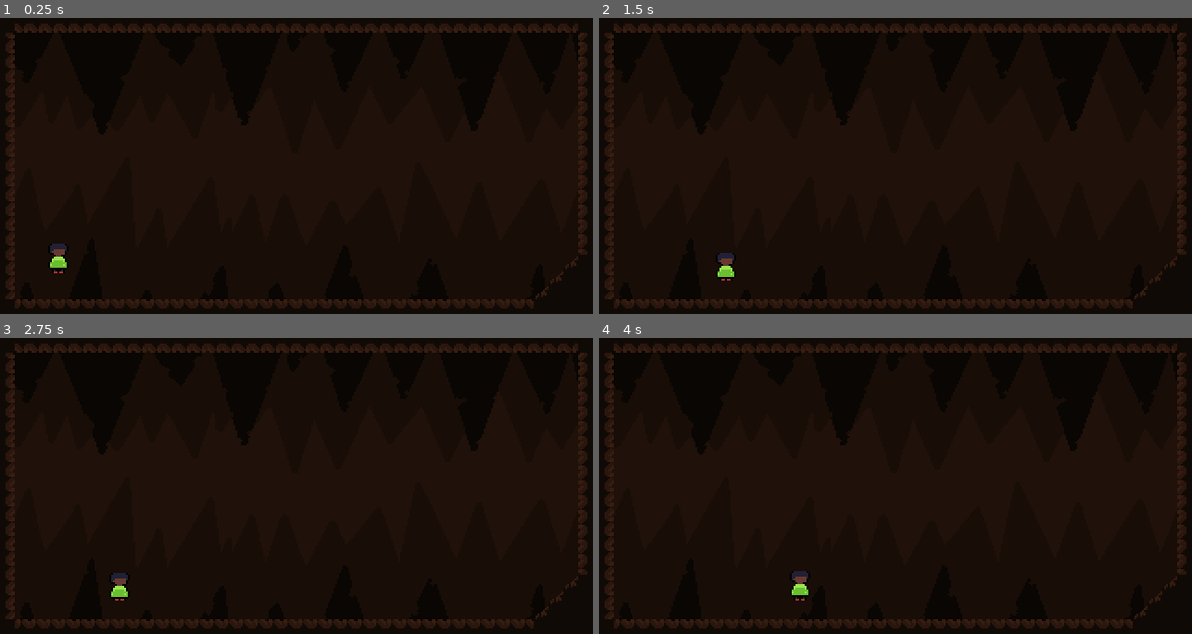
Above: before the commit, frames 1-4 (two rows, left to right).
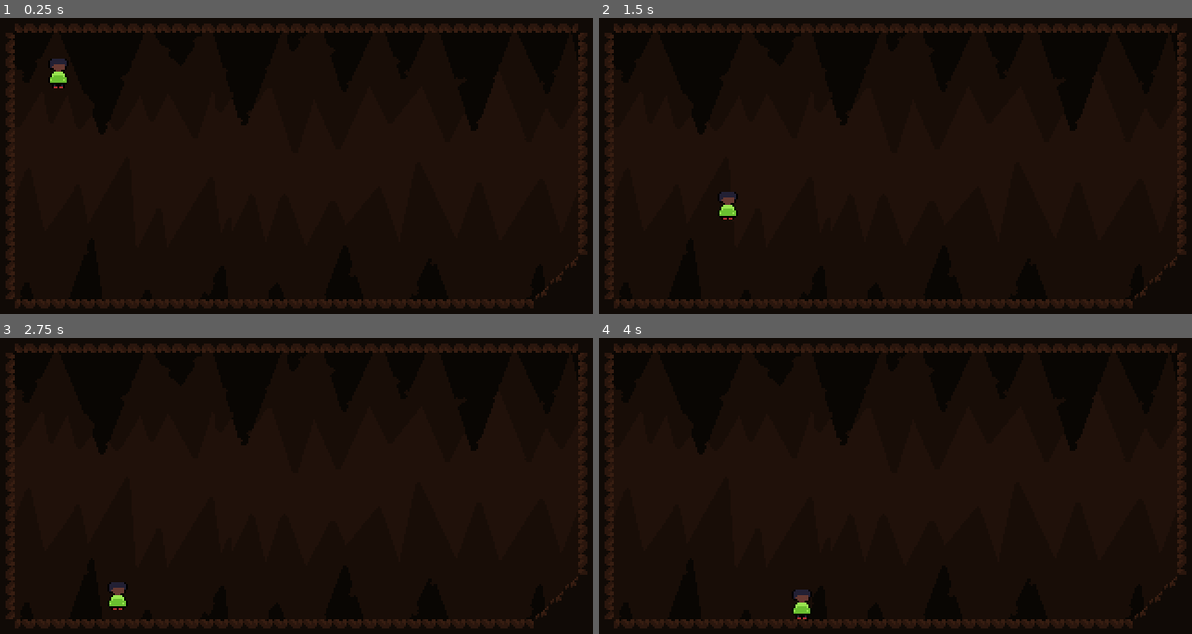
Above: after the commit, the same moments.

Repository: Omegalolchan/Cave_Runner
Game: Godot game, scene res://assets/Scenes/Debug Scene.tscn
The game is run twice, just before and just after one commit, with the same random seed, the same clock (stepped at 60 frames per second) and the same inputs. The project has no main scene, so this scene is started directly.
Inputs:
- Up to frame 1 (0.25 s): no input
- Up to frame 2 (1.5 s): hold Right (moveRight) from 0.53 s (still down); tap C (jump) at 0.6, 0.77, 1.07, 1.35 s
- Up to frame 3 (2.75 s): tap C (jump) at 1.52, 1.82, 2.1 s; release Right (moveRight) at 2.03 s; hold Left (moveLeft) from 2.03 s (still down)
- Up to frame 4 (4 s): release Left (moveLeft) at 2.78 s; hold Right (moveRight) from 2.78 s (still down); tap C (jump) at 2.85, 3.02, 3.32, 3.6, 3.77 s

The runs differ from the first frame. In frame 1, 0.4% of the frame differs, in the area x 8-12%, y 13-87%; in frame 2, 0.4%, in the area x 20-24%, y 58-89%; in frame 3, 0.3%; in frame 4, 0.3%.

Commit message:
pulo foda feito, hahahahahhaha

Diff:
--- a/assets/Scenes/Debug Scene.tscn
+++ b/assets/Scenes/Debug Scene.tscn
@@ -110,12 +110,13 @@
 centered = false
 
 [node name="Player" type="CharacterBody2D" parent="."]
-position = Vector2(31, 128)
+position = Vector2(31, 28)
 floor_stop_on_slope = false
 floor_constant_speed = true
 script = ExtResource("3_mck1l")
-jump_max_time = 1.0
-jump_speed = -33.0
+jump_max_time = 30
+jump_speed = -25.0
+gravity_scale = 10.0
 
 [node name="Sprite" type="AnimatedSprite2D" parent="Player"]
 texture_filter = 1
--- a/assets/Scripts/PlayerMovement.gd
+++ b/assets/Scripts/PlayerMovement.gd
@@ -6,26 +6,11 @@
 var is_jumping
 var current_jump_time = 0.0
 
-@export var jump_max_time = .1
+@export var jump_max_time = 1
 @export var jump_speed = -100.0
 @export var gravity_scale : float = 8
 
 var gravity = 8 * gravity_scale
-
-func _process(delta): # Input gathering
-	direction = Input.get_axis("moveLeft", "moveRight")
-	if(Input.is_action_just_pressed("jump")): JumpInputPress()
-	if(Input.is_action_just_released("jump")): JumpInputRelease()
-
-	if (jump_input) :
-		current_jump_time -= delta
-	else:
-		current_jump_time = 0
-
-	if(current_jump_time <= 0):
-		is_jumping = false
-
-	return
 
 func JumpInputPress():
 	jump_input = true
@@ -39,8 +24,20 @@
 	return
 
 func _physics_process(delta):
+	direction = Input.get_axis("moveLeft", "moveRight")
+	if(Input.is_action_just_pressed("jump")): JumpInputPress()
+	if(Input.is_action_just_released("jump")): JumpInputRelease()
+
+	if (jump_input) :
+		current_jump_time -= 1
+	else:
+		current_jump_time = 0
+
+	if(current_jump_time <= 0):
+		is_jumping = false
+
 	# Add the gravity.
-	if !is_on_floor():
+	if !is_on_floor() && !is_jumping:
 		velocity.y += gravity * delta
 
 	if(current_jump_time > 0) :
